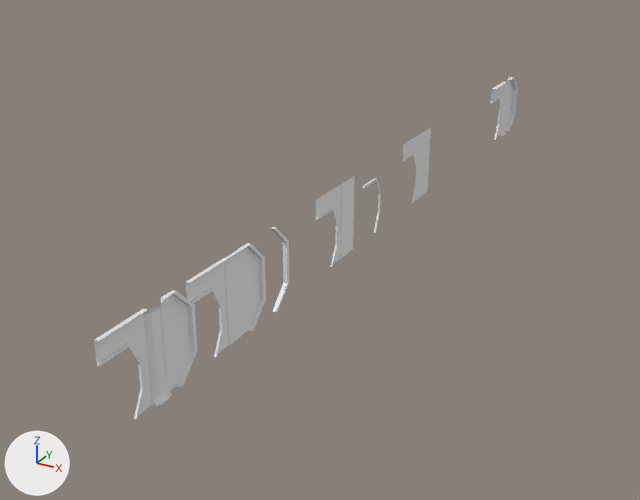
Before and after pictures for a commit that changed the Blender file sciFiDoor001.blend.
Camera for both pictures: a 50 mm camera at (18.8, -58.8, 18.4) aimed at (-3.1, -19.0, -1.5). Arrows for +X, +Y and +Z are at lower left; the lights stay in place. The picture after the commit comes second.

Script lines for the objects in view, before the commit:
```python
me_plane_003 = bpy.data.meshes.new('Plane.003')
me_plane_003.from_pydata(...)  # 100 vertices, 82 faces; spans x -4.0..0.0, y 0.0..4.0, z 0.0..0.1
me_plane_008 = bpy.data.meshes.new('Plane.008')
me_plane_008.from_pydata(...)  # 127 vertices, 115 faces; spans x -4.0..0.0, y 0.0..5.2, z 0.0..0.2
me_plane_009 = bpy.data.meshes.new('Plane.009')
me_plane_009.from_pydata(...)  # 168 vertices, 152 faces; spans x -4.0..0.0, y 0.0..5.2, z 0.0..0.3
ob_plane_002 = bpy.data.objects.new('Plane.002', me_plane_003)
ob_plane_002.location = (0.0, -25.0, 0.0)
ob_plane_002.rotation_euler = (0.0, 1.571, 0.0)  # degrees (0, 90, 0)
ob_plane_004 = bpy.data.objects.new('Plane.004', me_plane_009)
ob_plane_004.location = (0.0, -40.0, 0.0)
ob_plane_004.rotation_euler = (0.0, 1.571, 0.0)  # degrees (0, 90, 0)
ob_plane_006 = bpy.data.objects.new('Plane.006', me_plane_008)
ob_plane_006.location = (0.0, -35.0, 0.0)
ob_plane_006.rotation_euler = (0.0, 1.571, 0.0)  # degrees (0, 90, 0)
# also in view: 'Plane.001' at (0.0, -13.0, 2.0); 'Plane' at (0.2, 2.6, 2.0)
```
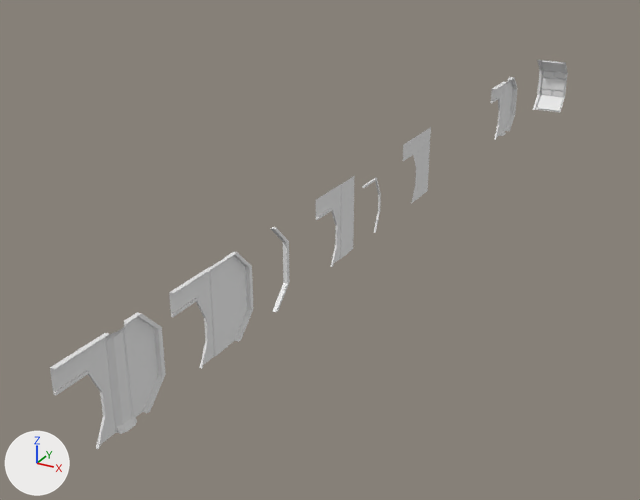
Edits to the bpy script that builds the scene:
```text
Add me_plane_005:
    me_plane_005.from_pydata(...)  # 146 vertices, 141 faces; spans x -4.0..0.0, y 0.0..0.6, z -0.05..1.05
Change ob_plane_006:
    ob_plane_006.location: (0.0, -35.0, 0.0) -> (0.0, -36.0, 0.0)
Change ob_plane_004:
    ob_plane_004.location: (0.0, -40.0, 0.0) -> (0.0, -42.0, 0.0)
Add ob_plane_007:
    ob_plane_007 = bpy.data.objects.new('Plane.007', me_plane_005)
    ob_plane_007.location = (0.1, 11.0, 0.0)
    ob_plane_007.rotation_euler = (0.0, 1.571, 0.0)  # degrees (0, 90, 0)
    ob_plane_007.scale = (1.0, 2.0, 2.0)
```

Location of each change, [x1, y1, x2, y2] in pixels of the pictures (640 x 500 px):
'Plane.004', moved: before [94, 290, 198, 419]; after [50, 312, 166, 449]
'Plane.006', moved: before [186, 243, 266, 357]; after [169, 252, 253, 369]
'Plane.007', added: after [533, 60, 568, 112]
